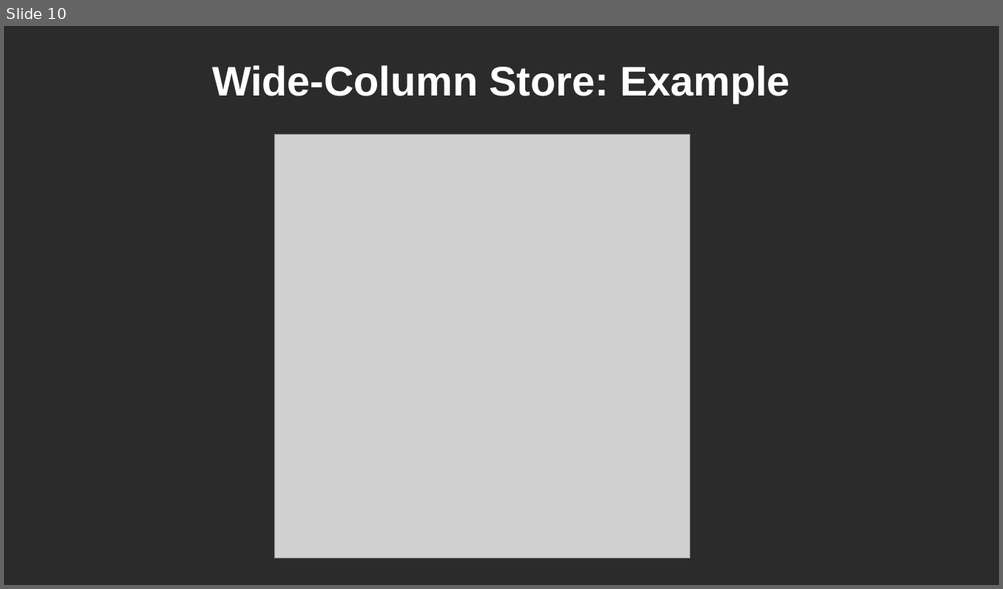
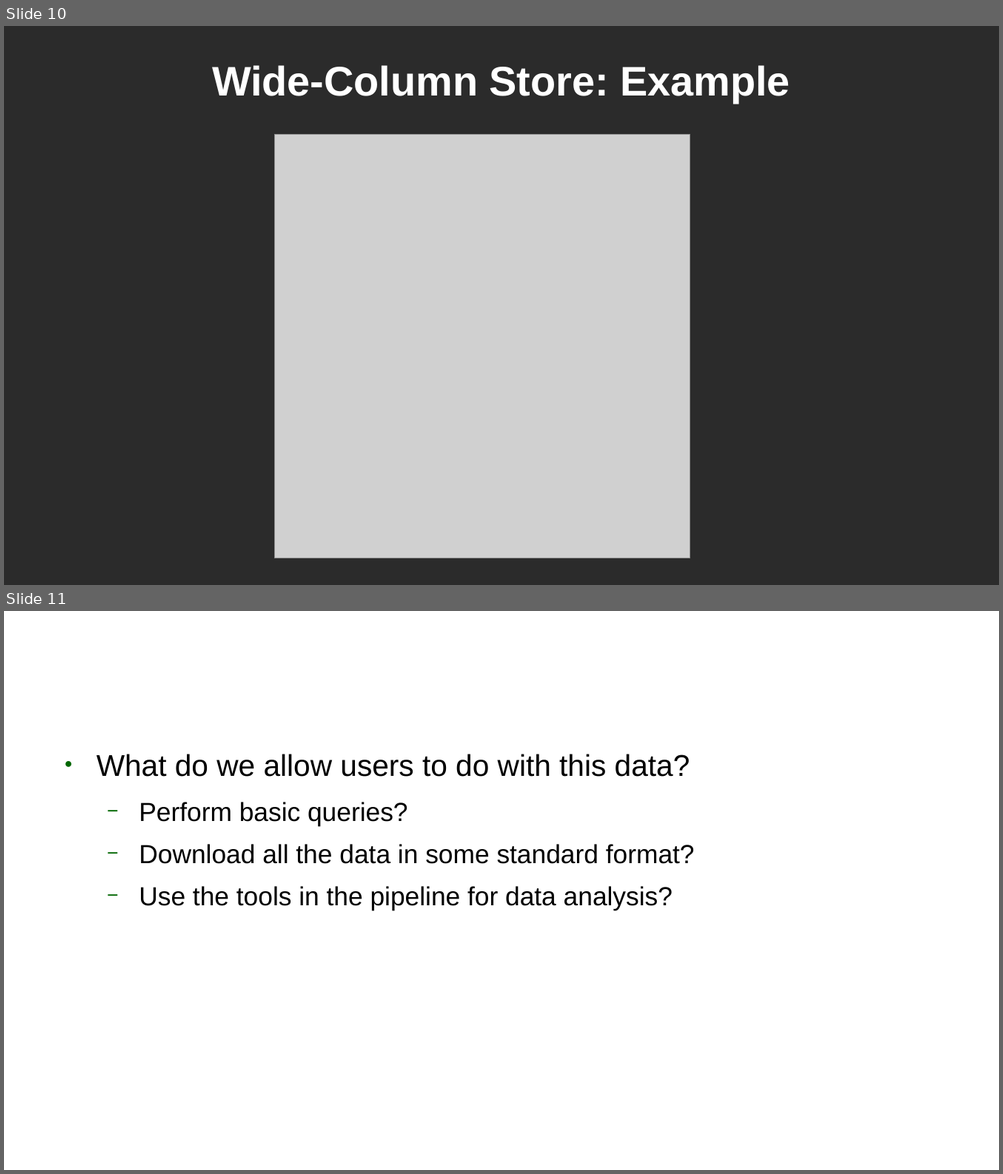
Before and after one commit to clemente-lab/mmeds-meta, a slide deck: DB/NoSQL.odp. Shown one above the other, each under a label of ours: slide 10 before the commit, slides 10 and 11 after it. The pictures are 1003x589 and 1003x1174 pixels, drawn with LibreOffice and Linux fonts; fonts in the diff are those of the drawing; grey boxes stand for pictures; background and template pictures are left out; a plain dark background stands for a picture behind light text. Boxes give left, top, right and bottom in pixels: in the first picture for what was removed or moved away, otherwise in the second. Text is boxed around its words. In the diff, an @@ line names an element or a change of style, - is before the commit and + after.

```diff
--- a/DB/NoSQL.odp
+++ b/DB/NoSQL.odp
@@ slide 11 added at bbox=[4, 611, 999, 1170], background picture (left out) @@
@@ title added at bbox=[54, 632, 949, 697], 33 pt, text #FFFFFF, bold @@
+Questions
@@ text added at bbox=[96, 754, 694, 910], 20.9 pt, text #000000 @@
+● What do we allow users to do with this data?
+  − Perform basic queries?
+  − Download all the data in some standard format?
+  − Use the tools in the pipeline for data analysis?
```
Also in this commit, not shown: 6 other files.
